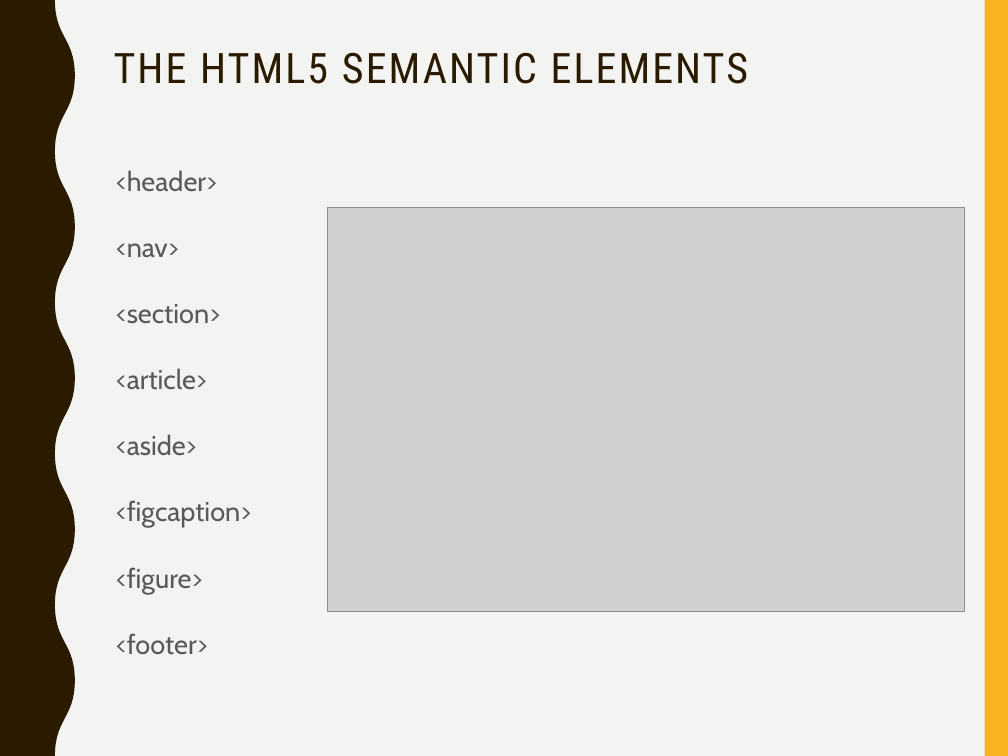
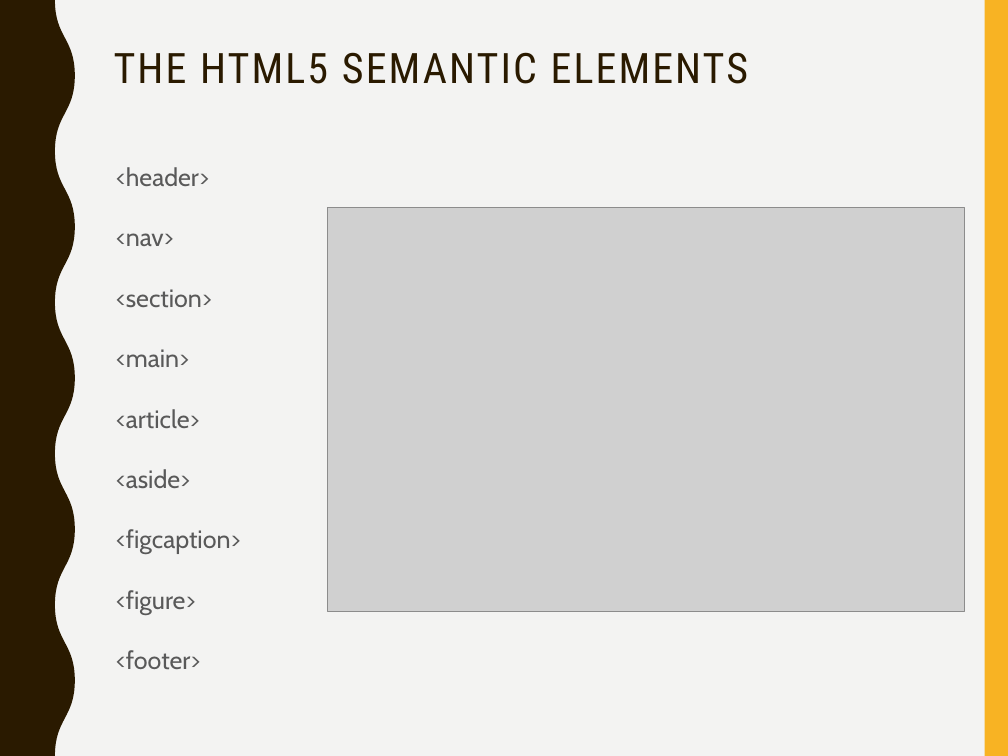
Before and after one commit to witwebdev1/tutor-webdev1, a slide deck: slide 4 of topic-08-Layout-2/talk-1/talk-1.pptx. Drawn at 1008x756 pixels with LibreOffice and Linux fonts; fonts in the diff are those of the drawing; grey boxes stand for pictures. Boxes give left, top, right and bottom in pixels: in the first picture for what was removed or moved away, otherwise in the second. Text is boxed around its words. In the diff, an @@ line names an element or a change of style, - is before the commit and + after.

```diff
--- a/topic-08-Layout-2/talk-1/talk-1.pptx
+++ b/topic-08-Layout-2/talk-1/talk-1.pptx
@@ text at (116,167,241,669): size 19.4 to 17.9 pt; line spacing 1 to 0.9 @@
@@ text at (116,349,189,367): paragraph added @@
+<main>
```
Also in this commit, not shown: 3 other slides changed, 1 slide added, 1 other file.
